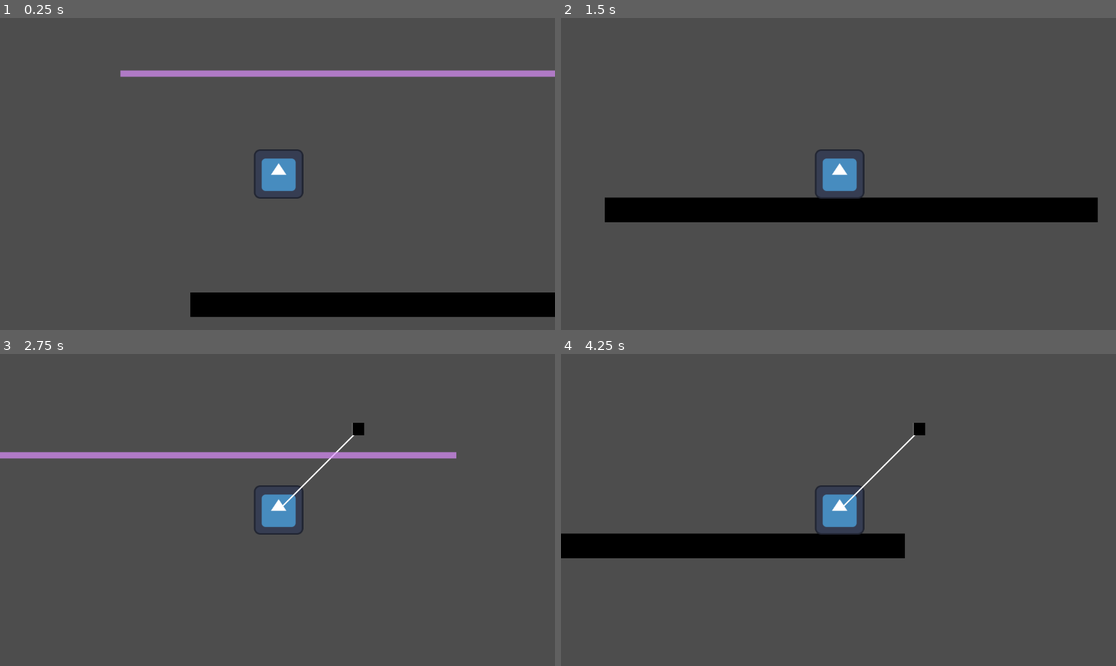
Above: before the commit, frames 1-4 (two rows, left to right).
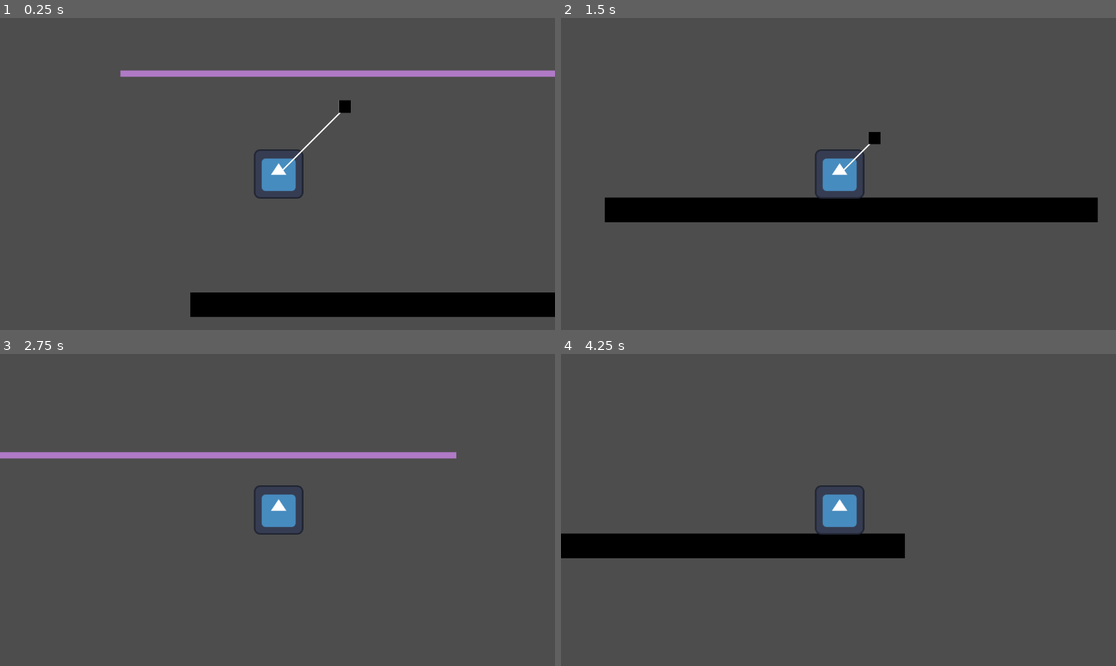
Above: after the commit, the same moments.

Repository: alanmathiasen/hook-godot
Game: Godot game, scene res://scenes/level.tscn
Two runs of this game, one before a commit and one after it. Both use one fixed random seed, a clock stepped at 60 frames per second and the inputs below. The engine's default icon, where the game draws it, is replaced by a stand-in: a white triangle on a blue panel in a dark square.
Inputs:
- Up to frame 1 (0.25 s): no input
- Up to frame 2 (1.5 s): hold Ctrl (hook) 0.53-1.28 s; hold Right (ui_right) from 0.53 s (still down); tap Up (ui_up) at 0.77 s; tap Ctrl (hook) at 1.35 s
- Up to frame 3 (2.75 s): tap Up (ui_up) at 1.52 s; release Right (ui_right) at 2.03 s; hold Left (ui_left) from 2.03 s (still down); hold Ctrl (hook) from 2.03 s (still down)
- Up to frame 4 (4.25 s): release Left (ui_left) at 2.78 s; release Ctrl (hook) at 2.78 s; hold Right (ui_right) from 2.78 s (still down); tap Ctrl (hook) at 2.85 s; tap Up (ui_up) at 3.02, 3.77 s; hold Ctrl (hook) from 3.53 s (still down)

The runs differ from the first frame. In frame 1, 0.2% of the frame differs, in the area x 50-64%, y 26-49%; in frame 2, 0.1%; in frame 3, 0.2%; in frame 4, 0.2%, in the area x 50-66%, y 22-49%.

Commit message:
fix hook in place

Diff:
--- a/scenes/Hook.gd
+++ b/scenes/Hook.gd
@@ -2,41 +2,49 @@
 
 enum HookStates {NONE, EXTEND, HOOKED, JUST_RELEASED}
 
-const HOOK_SPEED = 300.0
+signal hook_just_released
+
+const HOOK_SPEED = 700.0
 const HOOK_DIRECTION_RIGHT = Vector2(1, -1)
 const HOOK_DIRECTION_LEFT = Vector2(-1, -1)
 
 @onready var line := $Line2D
 @onready var character := get_parent()
 
-var state := HookStates.NONE
+var state := HookStates.EXTEND
 var hook_position := Vector2.ZERO
 var hook_length := 0.0
-var last_swing_velocity := Vector2.ZERO
+#var last_swing_velocity := Vector2.ZERO
 
 func _ready():
-    line.points[0] = Vector2.ZERO
-    self.hide()
+  line.points[0] = Vector2.ZERO
+  self.hide()
 
 func _input(event):
   if event.is_action_pressed('hook'):
-    if state != HookStates.EXTEND:
-        state = HookStates.EXTEND
+    if state != HookStates.EXTEND and state != HookStates.HOOKED:
+      print(state)
+
+      state = HookStates.EXTEND
     else:
-        reset_hook()
+      print('se llama')
+      hook_just_released.emit()
+      state = HookStates.NONE
+      reset_hook()
 
 func _physics_process(delta):
   match state:
     HookStates.EXTEND:
+      top_level = false
       extend_hook(delta)
+    HookStates.HOOKED:
+      hooked_hook(delta)
 
 func extend_hook(delta):
   self.show()
   line.show()
-
   # move hook
   global_position += HOOK_DIRECTION_RIGHT * HOOK_SPEED * delta
-
   # draw line
   line.points[1] = to_local(character.global_position)
 
@@ -46,8 +54,12 @@
   state = HookStates.NONE
   global_position = character.global_position
 
-
+func hooked_hook(delta):
+  # move hook
+  # draw line
+  line.points[1] = to_local(character.global_position)
 
 func _on_hook_body_entered(body:Node2D):
-  if body.get_collision_layer() == 1:
+  if body.get_collision_layer() == 2:
+    state = HookStates.HOOKED
     print('hook_length')
--- a/scenes/character.gd
+++ b/scenes/character.gd
@@ -1,16 +1,21 @@
 extends CharacterBody2D
 
 enum HookStates {NONE, EXTEND, HOOKED, JUST_RELEASED}
+
+@onready var hook = $Hook
 
 var speed := 400
 var gravity := 500
 var jump_force = 600
 # var last_looking_right = true
-var local_hook_state = HookStates.NONE
 
 func _physics_process(delta):
-	if $Hook.state == HookStates.EXTEND:
+	if hook.state == HookStates.EXTEND:
 		pass
+	if hook.state == HookStates.HOOKED:
+		fix_hook()
+	if hook.state == HookStates.NONE:
+		reset_hook()
 	handle_movement(delta)
 	move_and_slide()
 
@@ -31,3 +36,17 @@
 		# hook_state = HookStates.HOOKED
 		# hook_position = hook.global_position
 		# hook_length = global_position.distance_to(hook_position)
+
+func _on_hook_just_released():
+	reset_hook()
+
+func fix_hook():
+	var hook_global_position = hook.global_transform.origin
+	self.remove_child(hook)
+	get_tree().root.add_child(hook)
+	hook.global_transform.origin = hook_global_position
+
+func reset_hook():
+	get_tree().root.remove_child(hook)
+	self.add_child(hook)
+	hook.global_position = global_position
--- a/scenes/character.tscn
+++ b/scenes/character.tscn
@@ -49,3 +49,4 @@
 
 [connection signal="body_entered" from="Hook" to="." method="_on_hook_body_entered"]
 [connection signal="body_entered" from="Hook" to="Hook" method="_on_hook_body_entered"]
+[connection signal="hook_just_released" from="Hook" to="." method="_on_hook_hook_just_released"]
